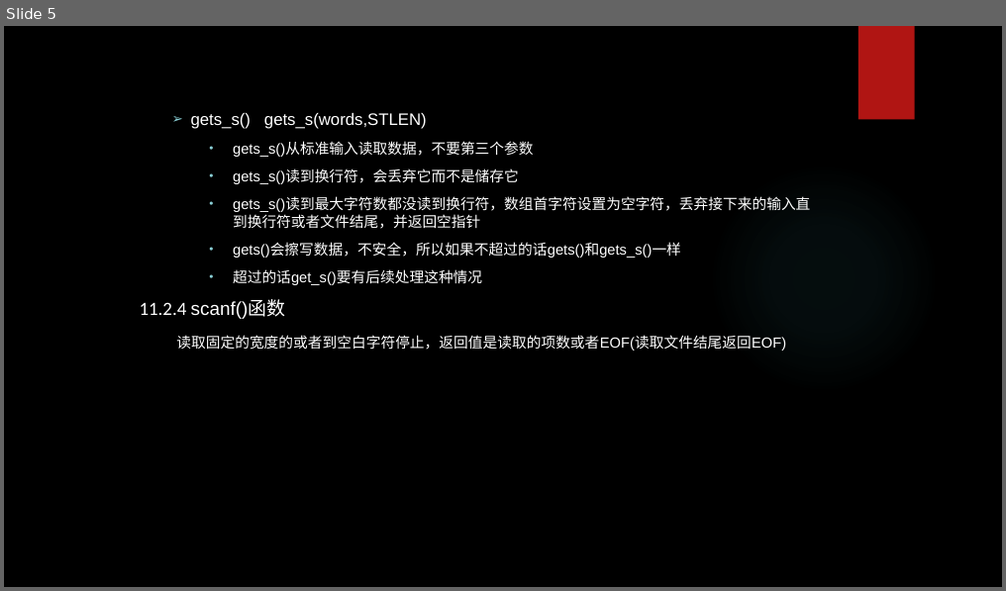
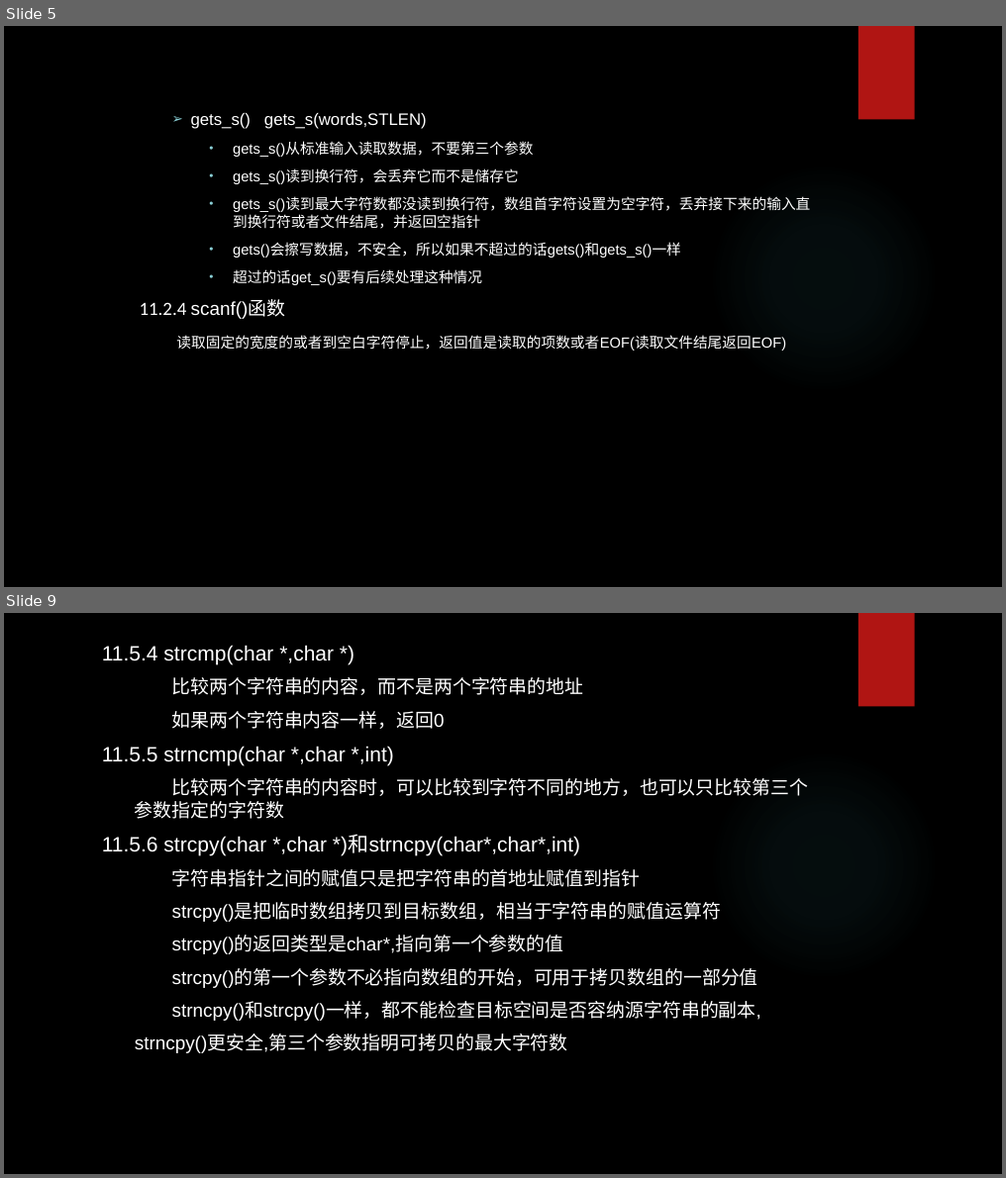
Before and after one commit to tsyin/c_ppt-code, a slide deck: 11字符串和字符串函数.pptx. Shown one above the other, each under a label of ours: slide 5 before the commit, slides 5 and 9 after it; the slides between them are not shown. The pictures are 1006x591 and 1006x1178 pixels, drawn with LibreOffice and Linux fonts; fonts in the diff are those of the drawing; background and template pictures are left out. Boxes give left, top, right and bottom in pixels: in the first picture for what was removed or moved away, otherwise in the second. Text is boxed around its words. In the diff, an @@ line names an element or a change of style, - is before the commit and + after.

```diff
--- a/11字符串和字符串函数.pptx
+++ b/11字符串和字符串函数.pptx
@@ slide 9 added at (4, 613, 1002, 1174), background picture (left out); not listed: 2 template elements that a slide beside it also shows @@
@@ text added at (102, 645, 809, 1054), 18 pt, text #FFFFFF @@
+11.5.4 strcmp(char *,char *)
+  比较两个字符串的内容，而不是两个字符串的地址
+  如果两个字符串内容一样，返回0
+11.5.5 strncmp(char *,char *,int)
+  比较两个字符串的内容时，可以比较到字符不同的地方，也可以只比较第三个参数指定的字符数
+11.5.6 strcpy(char *,char *)和strncpy(char*,char*,int)
+  字符串指针之间的赋值只是把字符串的首地址赋值到指针
+  strcpy()是把临时数组拷贝到目标数组，相当于字符串的赋值运算符
+  strcpy()的返回类型是char*,指向第一个参数的值
+  strcpy()的第一个参数不必指向数组的开始，可用于拷贝数组的一部分值
+  strncpy()和strcpy()一样，都不能检查目标空间是否容纳源字符串的副本,
+  strncpy()更安全,第三个参数指明可拷贝的最大字符数
```
Also in this commit, not shown: 1 slide changed, 7 other slides added, 3 other files.
